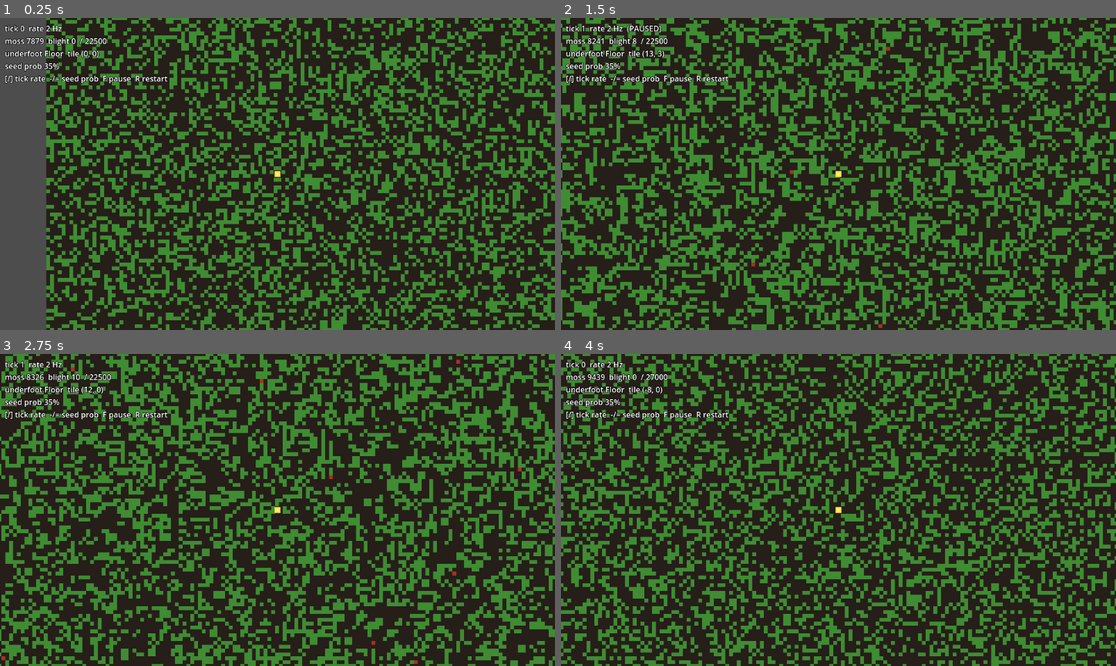
Above: before the commit, frames 1-4 (two rows, left to right).
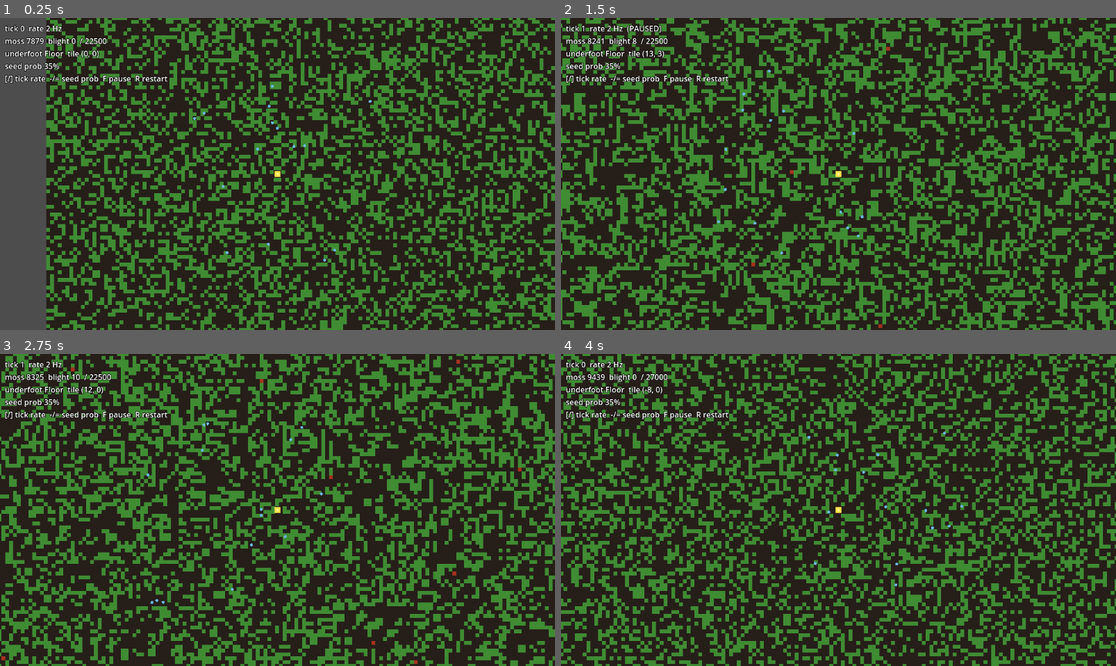
Above: after the commit, the same moments.

Repository: samthorold/godot-exploration
Game: Godot game, scene res://scenes/Main.tscn
The game is run twice, just before and just after one commit, with the same random seed, the same clock (stepped at 60 frames per second) and the same inputs.
Inputs:
- Up to frame 1 (0.25 s): no input
- Up to frame 2 (1.5 s): tap Enter at 0.5 s; hold Right (ui_right) 0.53-1.28 s; tap R at 0.6 s; hold Down (ui_down) from 1.28 s (still down); tap F at 1.35 s
- Up to frame 3 (2.75 s): release Down (ui_down) at 2.03 s; hold Right (ui_right) from 2.03 s (still down); tap R at 2.1 s
- Up to frame 4 (4 s): release Right (ui_right) at 2.78 s; hold Up (ui_up) 2.78-3.53 s; tap F at 2.85 s; hold Left (ui_left) from 3.53 s (still down); tap R at 3.6 s

The runs differ from the first frame. In frame 1, less than 0.1% of the frame differs, in the area x 34-68%, y 21-79%; in frame 2, less than 0.1%; in frame 3, less than 0.1%, in the area x 7-59%, y 6-81%; in frame 4, less than 0.1%.

Commit message:
Add boids-flocking grazers that nibble moss
15 mobile agents with separation/cohesion/alignment/moss-attraction
forces. They flock toward dense moss and consume it gently (8% per
tick), creating a predator-prey triangle with blight.

Co-Authored-By: Claude Opus 4.7 (1M context) <noreply@anthropic.com>

Diff:
--- /dev/null
+++ b/scripts/Grazer.gd
@@ -0,0 +1,84 @@
+class_name Grazer
+extends Node2D
+
+const MAX_SPEED := 30.0
+const PERCEPTION_RADIUS := 60.0
+const SEPARATION_DIST := 20.0
+
+const SEPARATION_WEIGHT := 1.5
+const COHESION_WEIGHT := 1.0
+const ALIGNMENT_WEIGHT := 1.0
+const MOSS_WEIGHT := 2.0
+
+const GRAZE_CHANCE := 0.08
+
+var velocity := Vector2.ZERO
+
+func _ready() -> void:
+	velocity = Vector2.from_angle(randf() * TAU) * MAX_SPEED * 0.5
+
+func steer(neighbours: Array[Grazer], cm: ChunkManager) -> void:
+	var separation := Vector2.ZERO
+	var cohesion := Vector2.ZERO
+	var alignment := Vector2.ZERO
+	var count := 0
+
+	for other in neighbours:
+		if other == self:
+			continue
+		var offset := position - other.position
+		var dist := offset.length()
+		if dist > PERCEPTION_RADIUS or dist < 0.001:
+			continue
+		count += 1
+		cohesion += other.position
+		alignment += other.velocity
+		if dist < SEPARATION_DIST:
+			separation += offset.normalized() / dist
+
+	if count > 0:
+		cohesion = (cohesion / float(count) - position).normalized()
+		alignment = (alignment / float(count)).normalized()
+
+	var moss_dir := _sense_moss(cm)
+
+	var accel := (
+		separation * SEPARATION_WEIGHT +
+		cohesion * COHESION_WEIGHT +
+		alignment * ALIGNMENT_WEIGHT +
+		moss_dir * MOSS_WEIGHT
+	)
+
+	velocity = (velocity + accel).limit_length(MAX_SPEED)
+	if velocity.length() < 5.0:
+		velocity = velocity.normalized() * 5.0
+
+func _sense_moss(cm: ChunkManager) -> Vector2:
+	var ts := float(WorldGen.TILE_SIZE)
+	var tx := floori(position.x / ts)
+	var ty := floori(position.y / ts)
+	var pull := Vector2.ZERO
+	var radius := 5
+	for dy in range(-radius, radius + 1):
+		for dx in range(-radius, radius + 1):
+			if dx == 0 and dy == 0:
+				continue
+			if cm.tile_at(tx + dx, ty + dy) == WorldGen.MOSS:
+				var world_pos := Vector2((tx + dx) * ts + ts * 0.5, (ty + dy) * ts + ts * 0.5)
+				var offset := world_pos - position
+				var dist := offset.length()
+				if dist > 0.01:
+					pull += offset.normalized() / dist
+	return pull.normalized() if pull.length() > 0.01 else Vector2.ZERO
+
+func graze(cm: ChunkManager) -> void:
+	var ts := float(WorldGen.TILE_SIZE)
+	var tx := floori(position.x / ts)
+	var ty := floori(position.y / ts)
+	if cm.tile_at(tx, ty) == WorldGen.MOSS and randf() < GRAZE_CHANCE:
+		cm.set_tile_at(tx, ty, WorldGen.FLOOR)
+
+func _draw() -> void:
+	draw_circle(Vector2.ZERO, 3.0, Color(0.4, 0.7, 0.9))
+	var dir := velocity.normalized() * 4.0
+	draw_line(Vector2.ZERO, dir, Color(0.5, 0.8, 1.0), 1.0)
--- a/scripts/Main.gd
+++ b/scripts/Main.gd
@@ -4,6 +4,9 @@
 var player: Node2D = null
 var hud: CanvasLayer = null
 var readout: Label = null
+var grazers: Array[Grazer] = []
+
+const GRAZER_COUNT := 15
 
 var tick_rate: float = 2.0
 var tick_accum: float = 0.0
@@ -50,6 +53,13 @@
 	add_child(player)
 	player.position = Vector2.ZERO
 
+	grazers.clear()
+	for i in GRAZER_COUNT:
+		var g := Grazer.new()
+		g.position = Vector2(randf_range(-200, 200), randf_range(-200, 200))
+		add_child(g)
+		grazers.append(g)
+
 	hud = CanvasLayer.new()
 	readout = Label.new()
 	readout.position = Vector2(10, 10)
@@ -74,12 +84,19 @@
 				cm.set_tile_at(_last_player_tile.x, _last_player_tile.y, WorldGen.MOSS)
 		_last_player_tile = current_tile
 
+	for g in grazers:
+		g.steer(grazers, cm)
+		g.position += g.velocity * delta
+		g.queue_redraw()
+
 	if not cm.paused:
 		tick_accum += delta
 		var tick_interval := 1.0 / tick_rate
 		while tick_accum >= tick_interval:
 			tick_accum -= tick_interval
 			cm.world_tick(player.tile_position() as Vector2i)
+			for g in grazers:
+				g.graze(cm)
 
 	var stats: Dictionary = cm.tile_stats()
 	var tp: Vector2i = player.tile_position()
